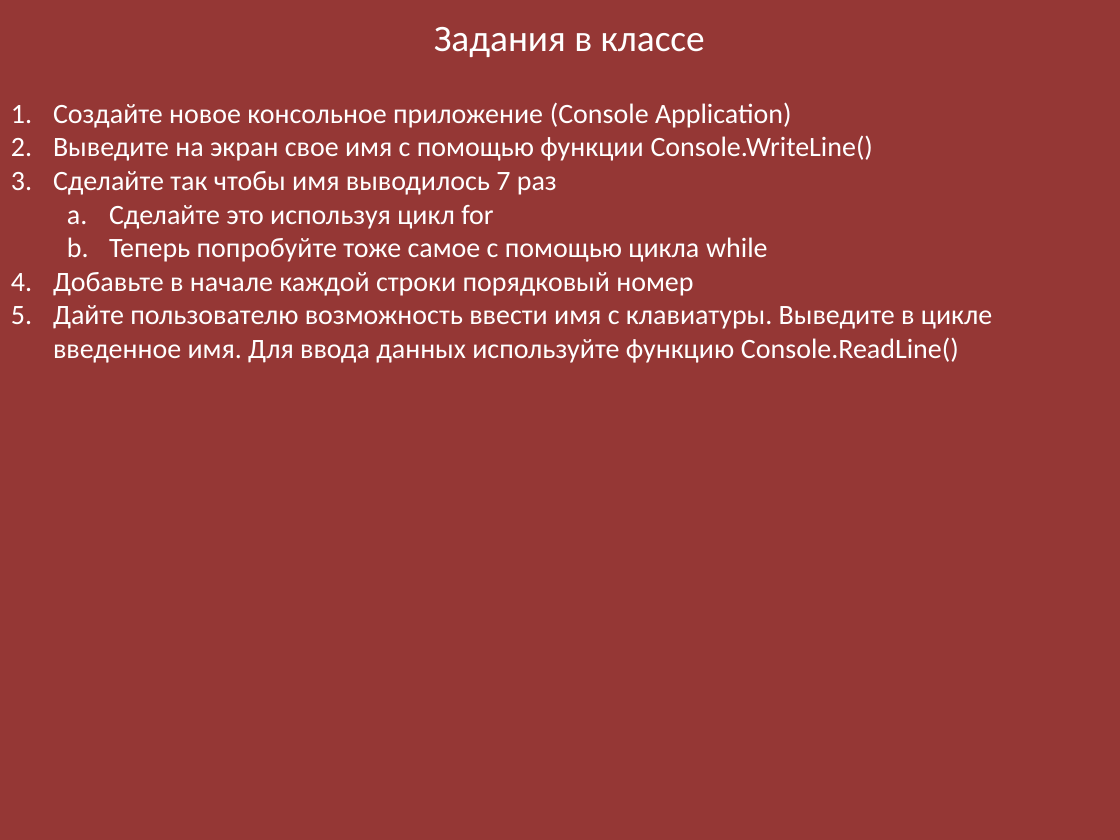
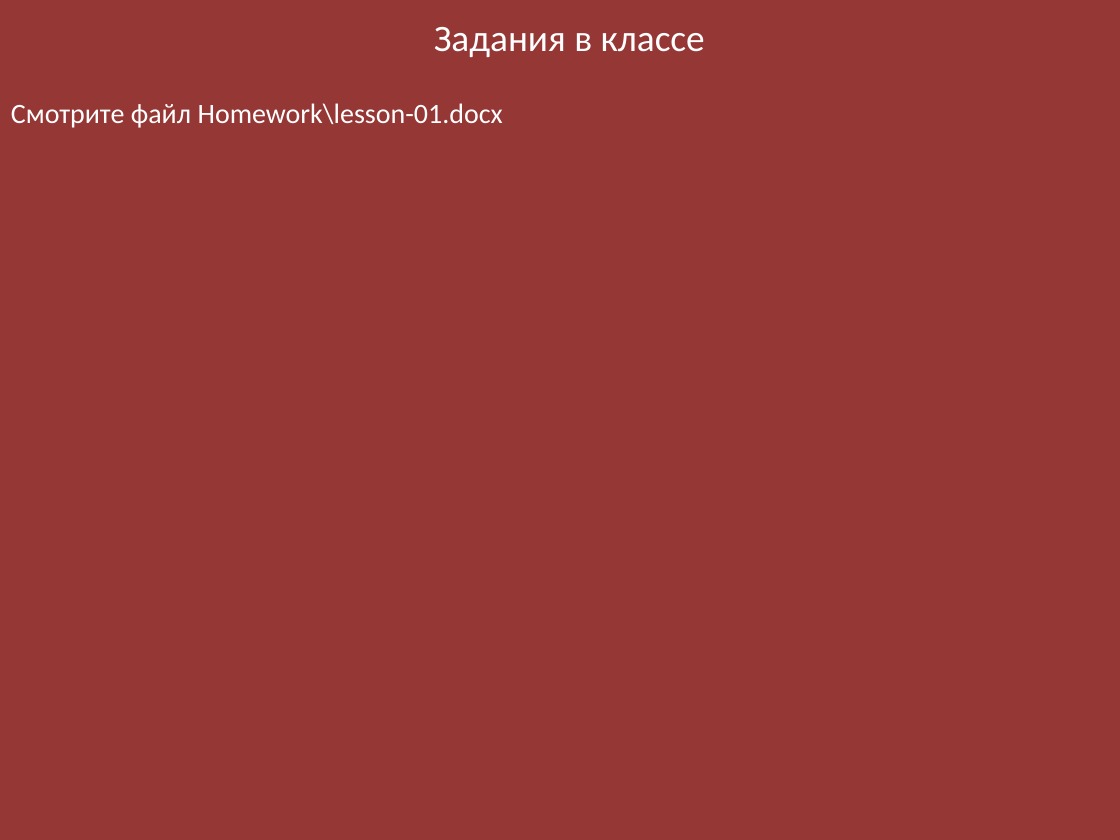
Before and after one commit to bazile/Training, a slide deck: slide 39 of Presentation/lesson-01.pptx. Drawn at 1120x840 pixels with LibreOffice and Linux fonts; fonts in the diff are those of the drawing. Boxes give left, top, right and bottom in pixels: in the first picture for what was removed or moved away, otherwise in the second. Text is boxed around its words. In the diff, an @@ line names an element or a change of style, - is before the commit and + after.

Commit message:
Updated lesson 1 class tasks

```diff
--- a/Presentation/lesson-01.pptx
+++ b/Presentation/lesson-01.pptx
@@ text at <box>11,103,503,128</box>: text changed @@
-1. Создайте новое консольное приложение (Console Application)
-2. Выведите на экран свое имя с помощью функции Console.WriteLine()
-3. Сделайте так чтобы имя выводилось 7 раз
-  a. Сделайте это используя цикл for
-  b. Теперь попробуйте тоже самое с помощью цикла while
-4. Добавьте в начале каждой строки порядковый номер
-5. Дайте пользователю возможность ввести имя с клавиатуры. Выведите в цикле введенное имя. Для ввода данных используйте функцию Console.ReadLine()
+Смотрите файл Homework\lesson-01.docx
```
Also in this commit, not shown: 1 other file.
